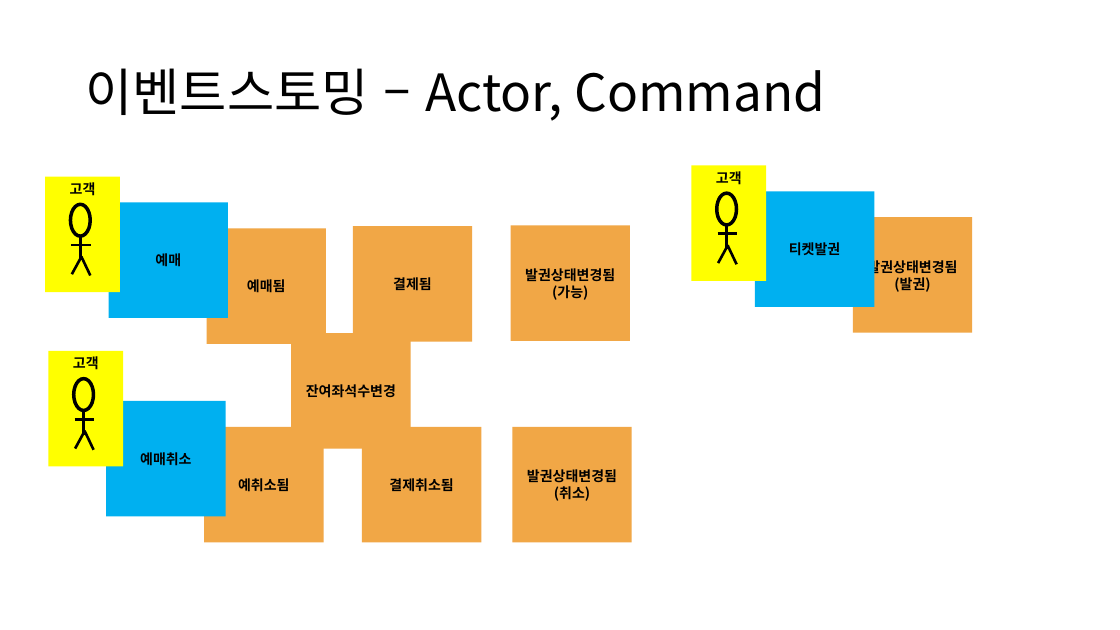
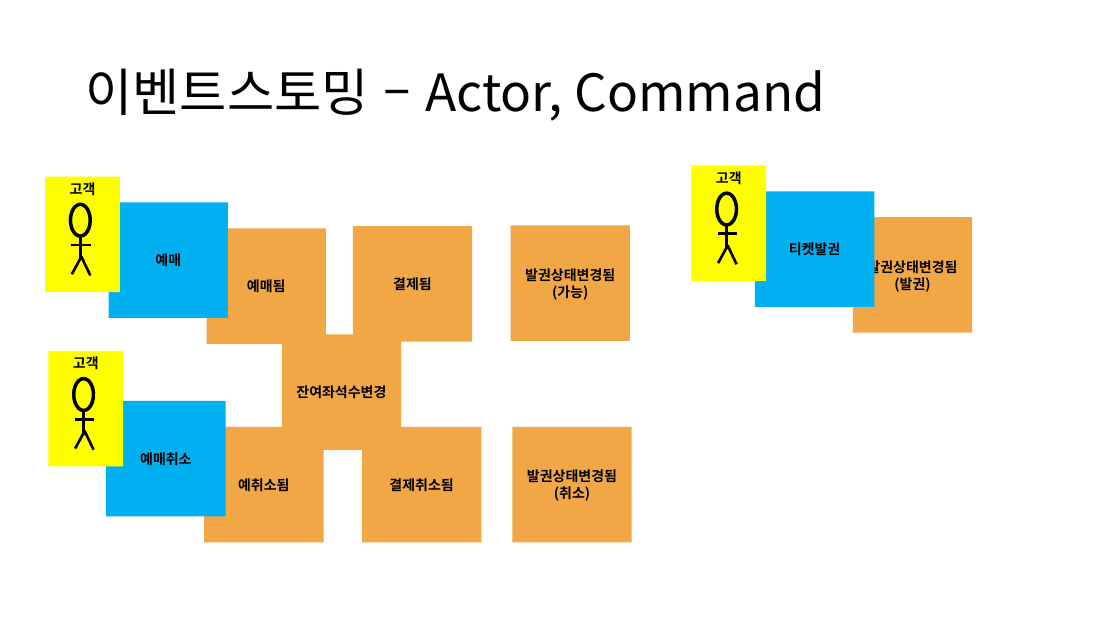
Before and after one commit to rudal13/teamBooking, a slide deck: slide 6 of 실무테스트 sheet.pptx (slide 8 before the commit). Drawn at 1120x630 pixels with LibreOffice and Linux fonts; fonts in the diff are those of the drawing. Boxes give left, top, right and bottom in pixels: in the first picture for what was removed or moved away, otherwise in the second. Text is boxed around its words. In the diff, an @@ line names an element or a change of style, - is before the commit and + after.

```diff
--- a/실무테스트 sheet.pptx
+++ b/실무테스트 sheet.pptx
@@ rectangle "잔여좌석수변경": place and size @@
-rectangle "잔여좌석수변경" at [292,333,411,449]
+rectangle "잔여좌석수변경" at [281,334,401,450]
```
Also in this commit, not shown: 6 other slides changed, 7 slides added, 16 slides removed.
